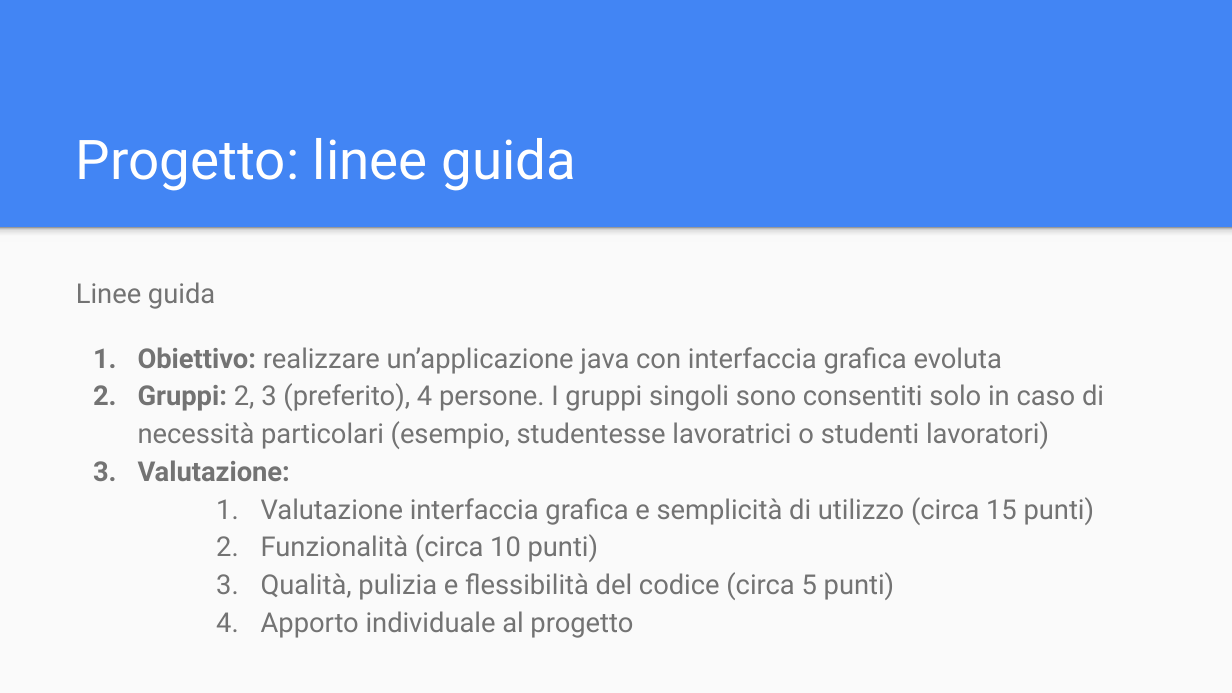
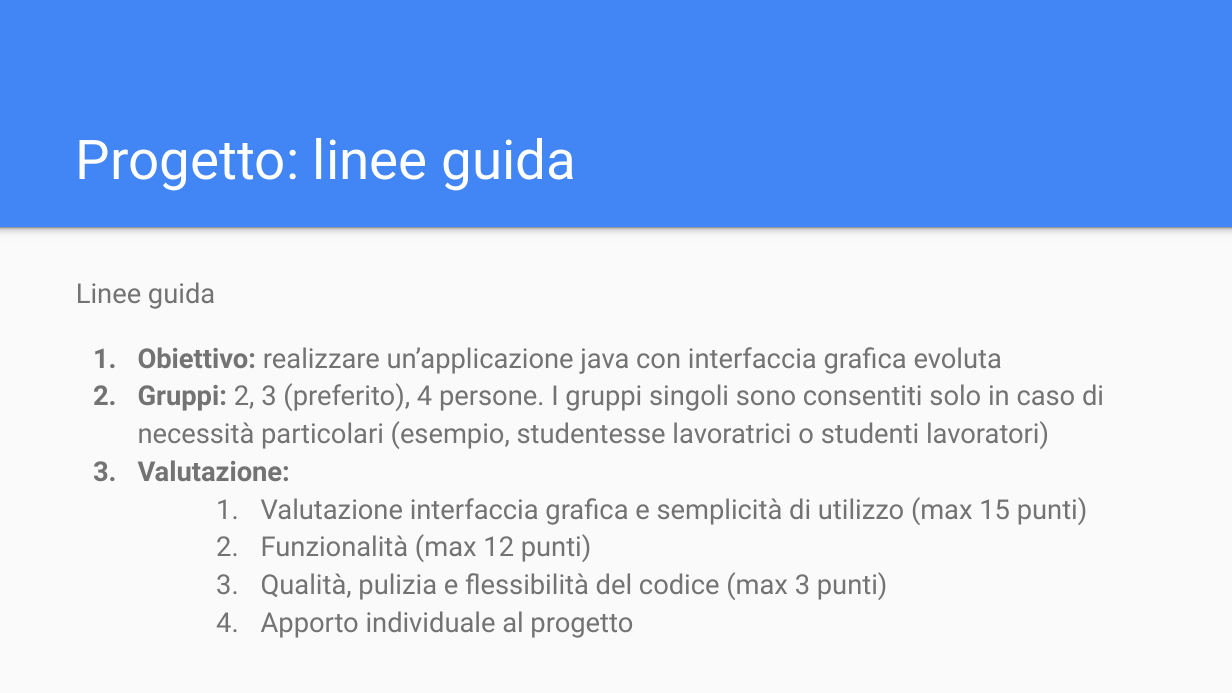
Before and after one commit to Rhaegal222/User-Interface-Design, a slide deck: slide 5 of Slides/0 - Introduzione al corso/0-Introduzione al corso.pptx. Drawn at 1232x693 pixels with LibreOffice and Linux fonts; fonts in the diff are those of the drawing. Boxes give left, top, right and bottom in pixels: in the first picture for what was removed or moved away, otherwise in the second. Text is boxed around its words. In the diff, an @@ line names an element or a change of style, - is before the commit and + after.

```diff
--- a/Slides/0 - Introduzione al corso/0-Introduzione al corso.pptx
+++ b/Slides/0 - Introduzione al corso/0-Introduzione al corso.pptx
@@ text at box(261, 497, 1088, 600): text changed @@
-  1. Valutazione interfaccia grafica e semplicità di utilizzo (circa 15 punti)
-  2. Funzionalità (circa 10 punti)
-  3. Qualità, pulizia e flessibilità del codice (circa 5 punti)
+  1. Valutazione interfaccia grafica e semplicità di utilizzo (max 15 punti)
+  2. Funzionalità (max 12 punti)
+  3. Qualità, pulizia e flessibilità del codice (max 3 punti)
```
Also in this commit, not shown: 1 other slide changed.
